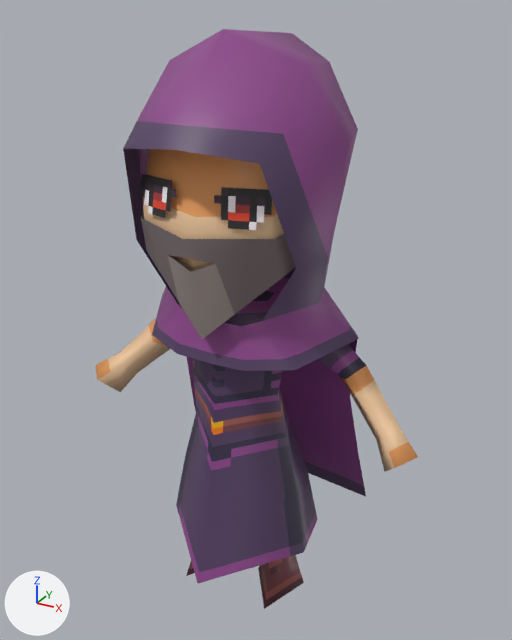
One commit to the glTF model public/glb/npc-mage.glb: the scene before it, then after it.
Rendered twice from a 50 mm lens placed at (0.585, -1.056, 1.08), pointed at (0.095, -0.166, 0.635). The axes (+X, +Y, +Z) are drawn at lower left. The lights are the same throughout. The first picture is the older version. Where no turn or scale is listed for an object, it has been applied to the vertices. Vertices at exactly the same position are counted once.

The scene before the commit, as lines of its bpy script (objects in view):
```python
me_mesh_004 = bpy.data.meshes.new('Mesh.004')
me_mesh_004.from_pydata(...)  # 206 vertices, 346 faces; spans x -0.344..0.344, y -0.117..0.281, z -0.351..0.702
me_mesh_004.materials.append(mat_textures)
ob_body_003 = bpy.data.objects.new('Body.003', me_mesh_004)
ob_body_003.location = (0.0, -0.119, 0.351)
```
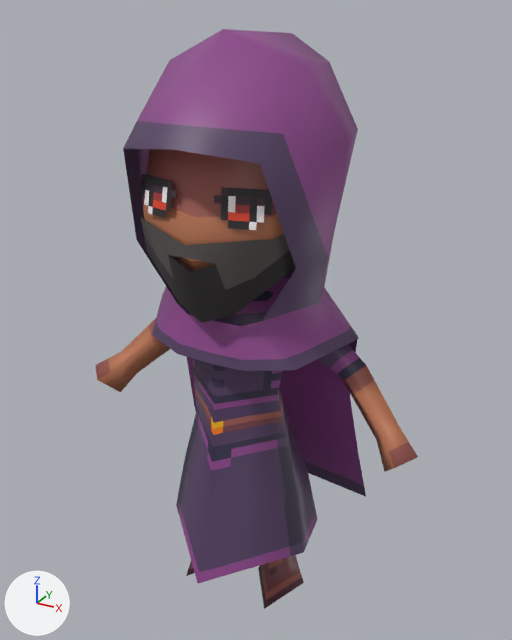
Commit message: Update mage model

Location of each change, [x1, y1, x2, y2] in pixels of the pictures (512 x 640 px; the box of a moved part takes in the faces that stretch with it):
part 1 of me_mesh_004, moved or reshaped
    both: [141, 218, 273, 264]
part 2 of me_mesh_004, moved or reshaped
    before: [168, 256, 235, 339]
    after: [168, 256, 235, 323]
part 3 of me_mesh_004, surface changed (darker)
    both: [95, 149, 418, 472]

The change in detail:
me_mesh_004 has 206 vertices, 346 faces and spans x -0.344..0.344, y -0.117..0.281, z -0.351..0.702.
me_mesh_004 is used by ob_body_003; location (0.0, -0.119, 0.351).
Part 1, on me_mesh_004:
Vertex 111 of me_mesh_004 moves from (0.0, -0.101, 0.416) at pixel (182, 238) to (0.0, -0.096, 0.405) at pixel (184, 245).
Part 2, on me_mesh_004:
Vertex 116 of me_mesh_004 moves from (0.0, -0.058, 0.234) at pixel (201, 339) to (0.0, -0.058, 0.264) at pixel (201, 322).
me_mesh_004 part 3: 144 kept faces spanning x -0.344..0.344, y -0.096..0.232, z -0.165..0.649 get new texture (UV) coordinates.
